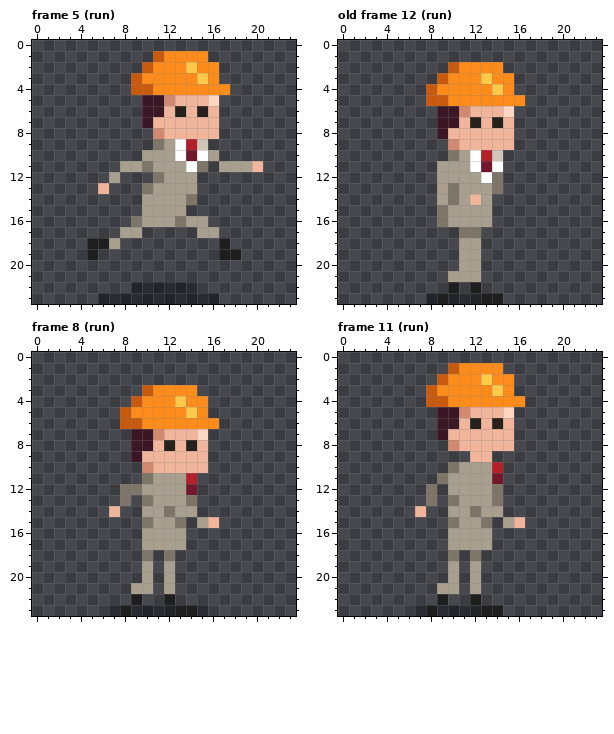
Pixel-art file -- assets/sprites/Aseprite/engineer.aseprite. This is how it looked before the edit.
24x24 pixels, 16 frames. Shown: frame 5 (run), old frame 12 (run), frame 8 (run), frame 11 (run). The commit also changed other frames, which this record leaves out.
After:
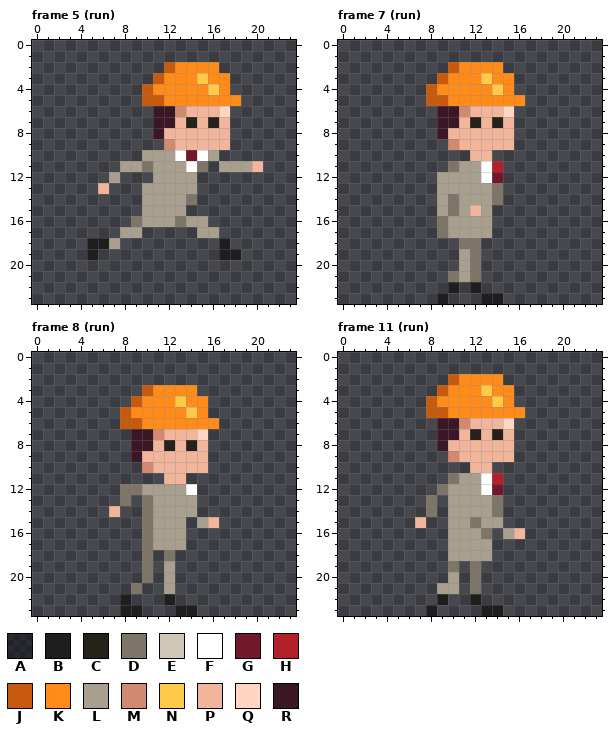
Palette (. is transparent): A #0606086f  B #1e1e1e  C #26221b  D #7d7567  E #cfc6b8  F #ffffff  G #73172d  H #b4202a  J #c85a10  K #ff8c1a  L #a89f8e  M #d18a6f  N #ffc94a  P #f1b59b  Q #ffd6c2  R #3b1725
A new or re-ordered frame is compared with the old frame closest to it.
Change:
layer "Layer 2" now hidden
frames re-ordered
Frame 5 (run):
y 1: x 11..15 JKKKK -> .....
y 2: x 10..12 JKK -> ..J; x 14 N -> K
y 3: x 9..11 JKK -> ..J; x 17 . -> K
y 4: x 9 J -> .; x 16 K -> N
y 5: x 10..18 RRMPPPQ.. -> JJKKKKKKK
y 6: x 10 R -> .; x 12..13 PC -> RM; x 15 C -> P; x 17 . -> Q
y 7: x 10..12 RPP -> .RR; x 14 P -> C; x 16..17 P. -> CP
y 8: x 11 M -> R; x 17 . -> P
y 9: x 11..17 DLFHE.. -> .MPPPPP
y 12: x 11 D -> L
y 13: x 10 D -> L
y 22: x 9..14 AAAAAA -> ......
y 23: x 6..16 AAAAAAAAAAA -> ...........
Frame 7 (run) against old frame 12 (run):
y 10: x 10..14 DLFHE -> ..PP.
y 11: x 9..10 LL -> .D; x 12..14 FGF -> LFH
y 12: x 14 D -> G
y 13: x 10 D -> L
y 14: x 12 P -> L; x 14 . -> D
y 15: x 9..10 DL -> LD; x 12 L -> P
y 17: x 9..13 ..DD. -> DLLLL
y 18: x 11..12 LL -> DD
y 19..20: x 12 L -> D
y 21: x 10 L -> D; x 12 L -> D
y 23: x 8 A -> .; x 10..12 AAA -> ...
Frame 8 (run):
y 11: x 10..14 DLLLH -> ..PP.
y 12: x 14 G -> F
y 13: x 14 D -> L
y 14: x 10 L -> D; x 12 D -> L
y 15: x 13 D -> L
y 16..17: x 10 L -> D
y 19..20: x 10 L -> D
y 21: x 9..10 LL -> D.
y 22: x 8..9 .B -> B.
y 23: x 7 A -> .; x 9..12 AAAA -> B...; x 15 A -> .
Frame 11 (run):
y 1: x 10..14 JKKKK -> .....
y 2: x 9..10 JK -> .J; x 13 N -> K; x 15 K -> .
y 3: x 8..9 JK -> .J; x 13..14 KN -> NK
y 4: x 9 J -> K; x 14 K -> N; x 16 K -> .
y 5: x 8..16 .RRMPPPQ. -> JJKKKKKKK
y 6: x 11..12 PC -> MP; x 14..15 CP -> PQ
y 7: x 10 P -> R; x 12 P -> C; x 14 P -> C
y 8: x 9..10 .M -> RP
y 9: x 10..11 .. -> MP; x 14..15 .. -> PP
y 10: x 10..14 DLLLH -> ..PP.
y 11: x 9..10 DL -> .D; x 13..14 LG -> FH
y 12: x 8..9 D. -> .D; x 13..14 LD -> FG
y 13: x 10 D -> L
y 14: x 7..8 P. -> .D; x 12 D -> L; x 14 L -> D
y 15: x 7 . -> P; x 10 D -> L; x 12..16 LD.LP -> DLL..
y 16: x 13 L -> D; x 15..16 .. -> LP
y 18: x 10..13 D.D. -> LLLL
y 19: x 10 L -> D; x 12 L -> D
y 20..21: x 12 L -> D
y 23: x 7 A -> .; x 9..12 AAAA -> ....
